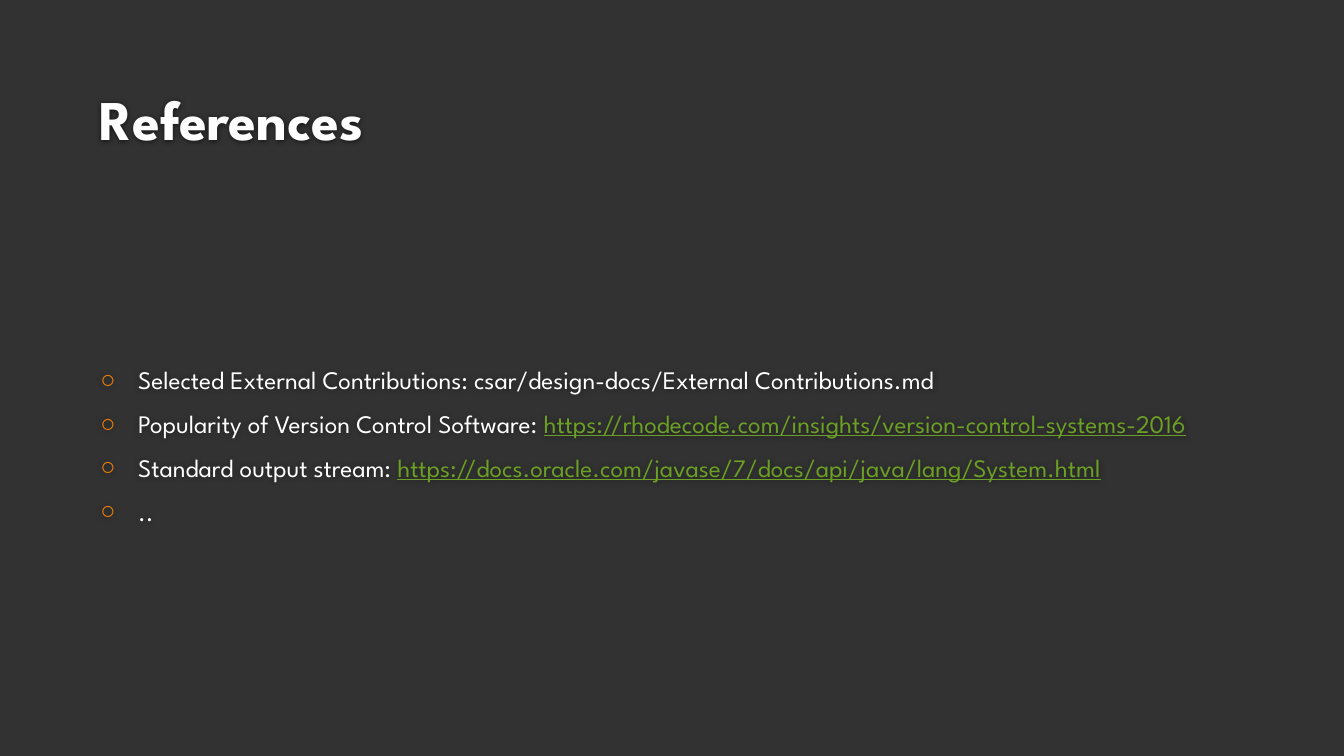
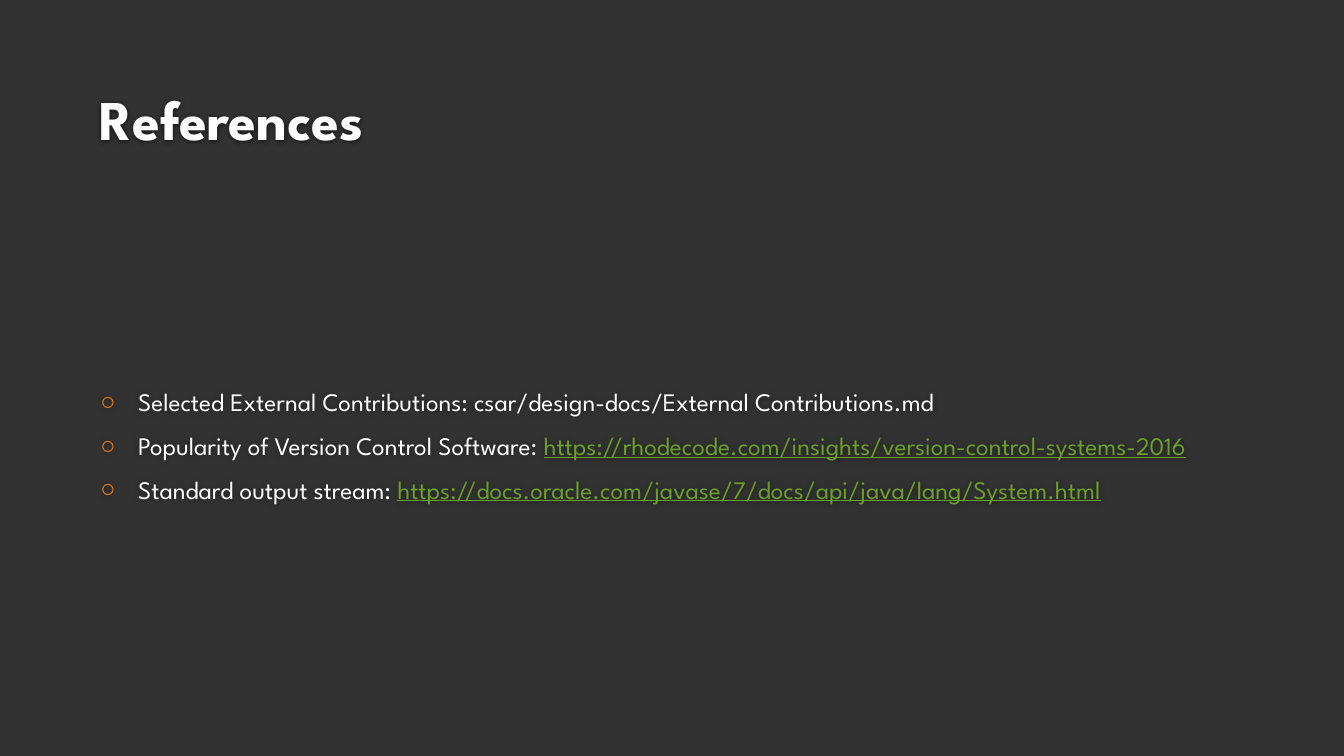
Before and after one commit to dozmus/csar, a slide deck: slide 14 of design-docs/Viva.pptx (slide 9 before the commit). Drawn at 1344x756 pixels with LibreOffice and Linux fonts; fonts in the diff are those of the drawing; background and template pictures are left out. Boxes give left, top, right and bottom in pixels: in the first picture for what was removed or moved away, otherwise in the second. Text is boxed around its words. In the diff, an @@ line names an element or a change of style, - is before the commit and + after.

```diff
--- a/design-docs/Viva.pptx
+++ b/design-docs/Viva.pptx
@@ text at (138,393,1186,505): paragraph removed @@
-○ ..
```
Also in this commit, not shown: 5 other slides changed, 7 slides added, 2 slides removed.
